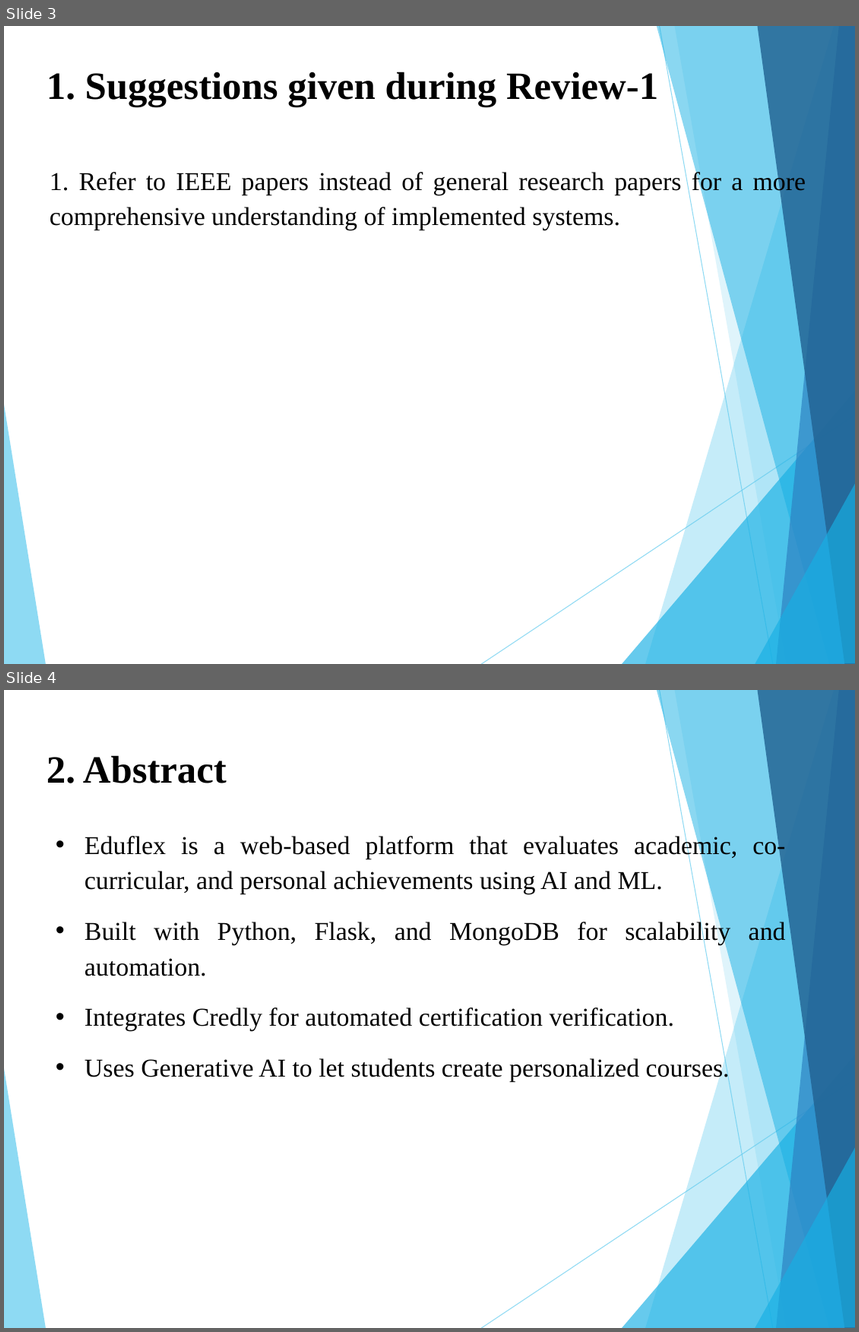
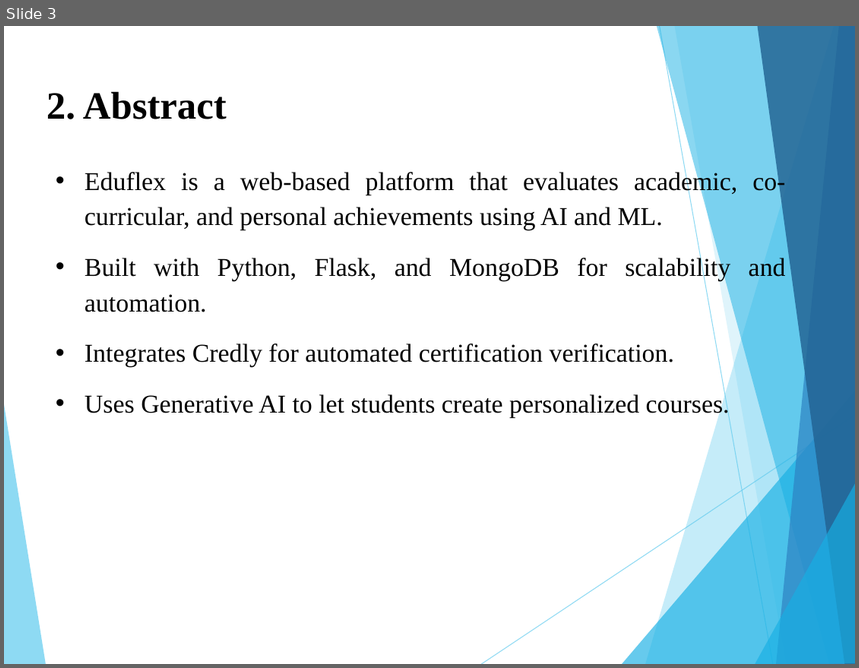
Before and after one commit to Soham01011/Eduflex, a slide deck: PPT_BE_IT_G7_EDUFLEX.pptx. Shown one above the other, each under a label of ours: slides 3 and 4 before the commit, slide 3 after it. The pictures are 859x1332 and 859x668 pixels, drawn with LibreOffice and Linux fonts; fonts in the diff are those of the drawing. Boxes give left, top, right and bottom in pixels: in the first picture for what was removed or moved away, otherwise in the second. Text is boxed around its words. In the diff, an @@ line names an element or a change of style, - is before the commit and + after.

```diff
--- a/PPT_BE_IT_G7_EDUFLEX.pptx
+++ b/PPT_BE_IT_G7_EDUFLEX.pptx
@@ slide 3 removed at bbox=[4, 26, 855, 664], background #FFFFFF; not listed: 10 template elements that a slide beside it also shows @@
@@ text removed at bbox=[47, 72, 658, 107] @@
-1. Suggestions given during Review-1
@@ text removed at bbox=[50, 170, 807, 231] @@
-1. Refer to IEEE papers instead of general research papers for a more comprehensive understanding of implemented systems.
@@ what was slide 4 is now slide 3 @@
```
Also in this commit, not shown: 9 slides changed, 7 other files.
